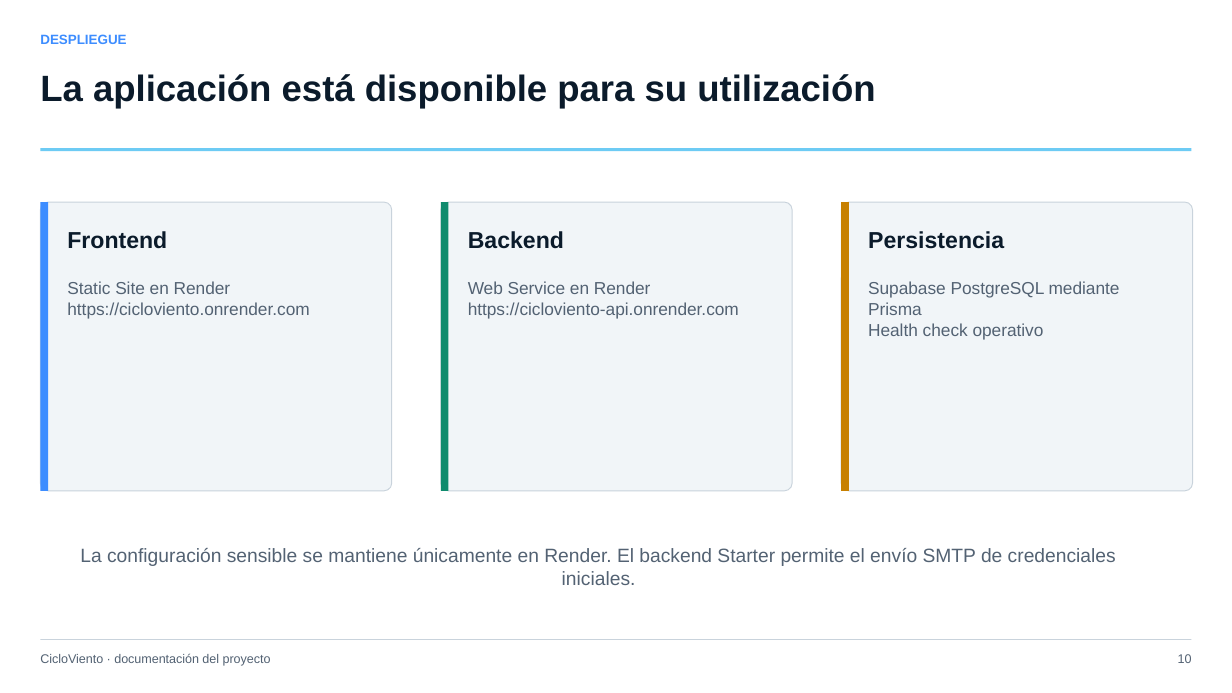
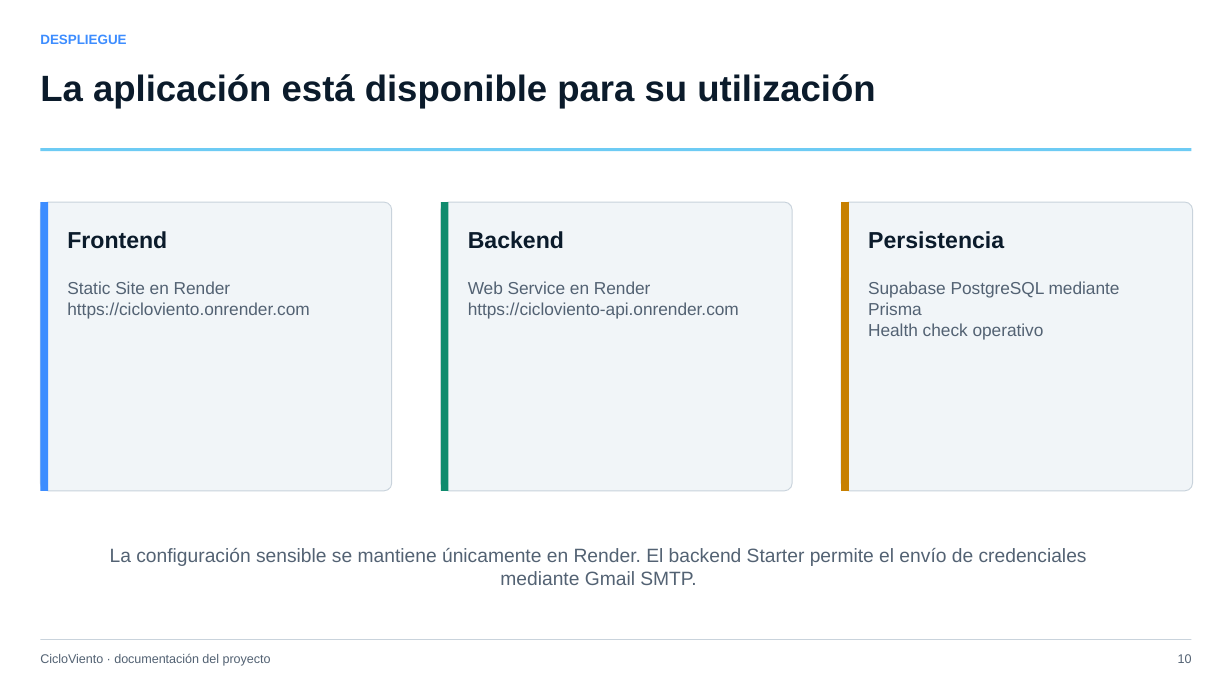
Before and after one commit to FerMacDev/CicloViento, a slide deck: slide 10 of outputs/CicloViento-presentacion-proyecto.pptx. Drawn at 1232x693 pixels with LibreOffice and Linux fonts; fonts in the diff are those of the drawing. Boxes give left, top, right and bottom in pixels: in the first picture for what was removed or moved away, otherwise in the second. Text is boxed around its words. In the diff, an @@ line names an element or a change of style, - is before the commit and + after.

```diff
--- a/outputs/CicloViento-presentacion-proyecto.pptx
+++ b/outputs/CicloViento-presentacion-proyecto.pptx
@@ text at (110,548,1087,585): text changed @@
-La configuración sensible se mantiene únicamente en Render. El backend Starter permite el envío SMTP de credenciales iniciales.
+La configuración sensible se mantiene únicamente en Render. El backend Starter permite el envío de credenciales mediante Gmail SMTP.
```
Also in this commit, not shown: 7 other slides changed.
